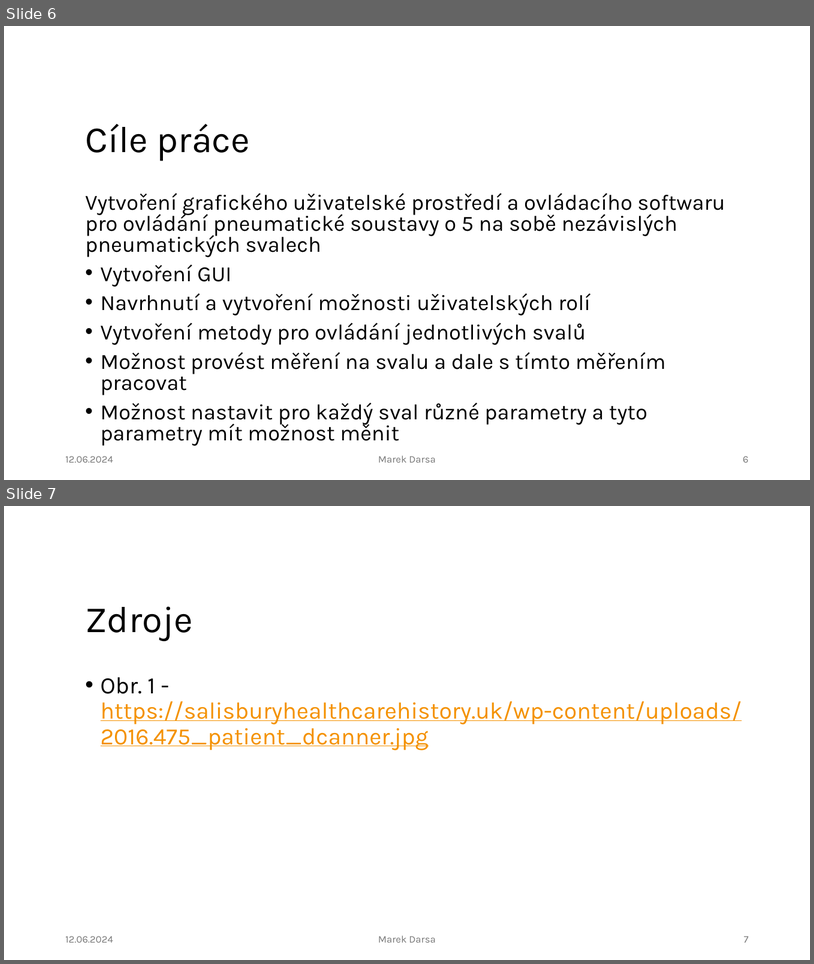
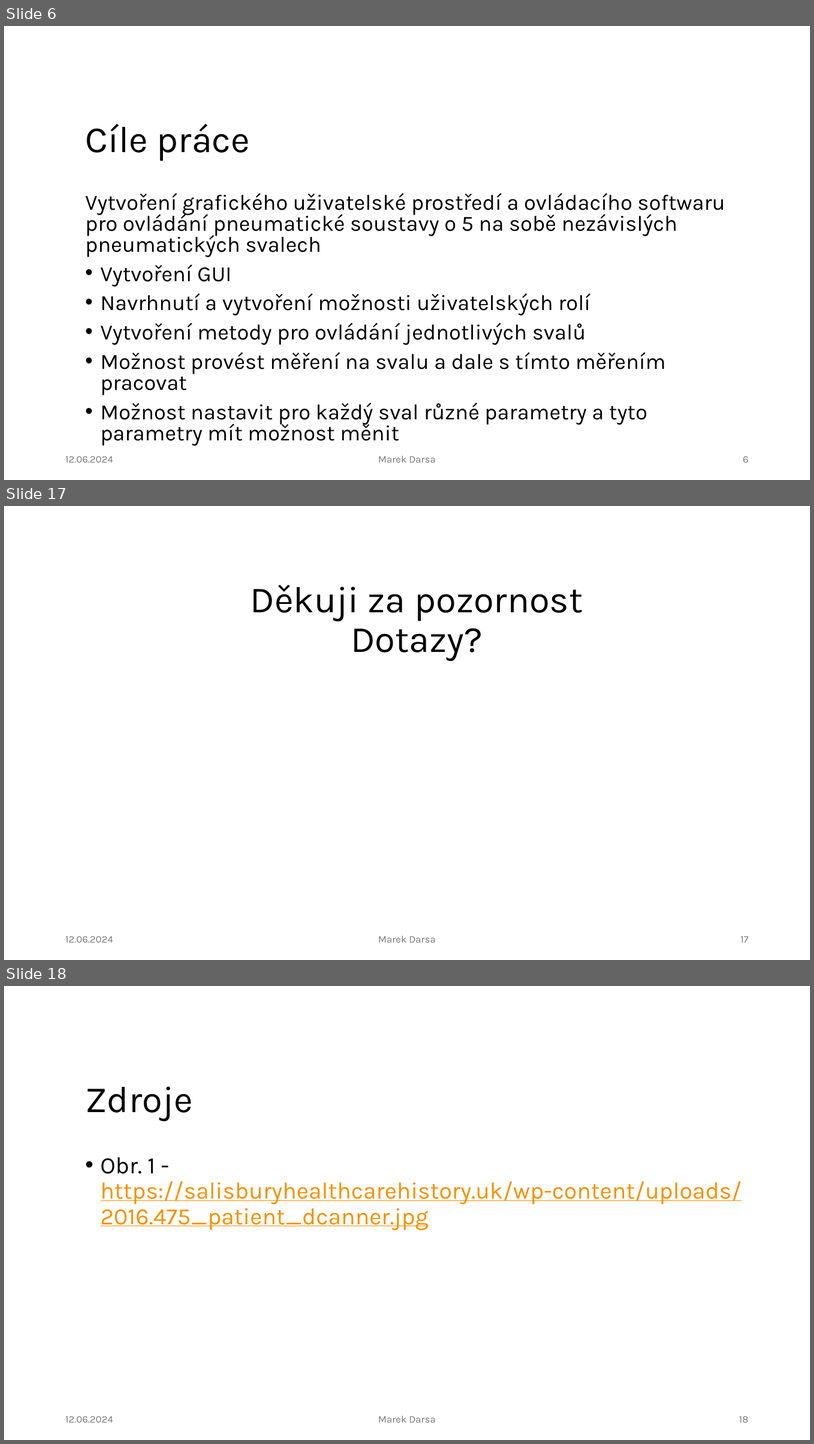
Before and after one commit to IronKnee22/Bakalarka, a slide deck: N_Obhajoba_darsamar.pptx. Shown one above the other, each under a label of ours: slides 6 and 7 before the commit, slides 6, 17 and 18 after it; the slides between them are not shown. The pictures are 814x964 and 814x1444 pixels, drawn with LibreOffice and Linux fonts; fonts in the diff are those of the drawing; background and template pictures are left out. Boxes give left, top, right and bottom in pixels: in the first picture for what was removed or moved away, otherwise in the second. Text is boxed around its words. In the diff, an @@ line names an element or a change of style, - is before the commit and + after.

```diff
--- a/N_Obhajoba_darsamar.pptx
+++ b/N_Obhajoba_darsamar.pptx
@@ slide 17 added at [4, 506, 810, 960], background #FFFFFF @@
@@ title added at [250, 585, 583, 661], 44 pt, text #000000 @@
+Děkuji za pozornost
+Dotazy?
@@ text added at [65, 936, 113, 942], 12 pt, text #797979 @@
+12.06.2024
@@ text added at [378, 935, 435, 942], 12 pt, text #797979 @@
+Marek Darsa
@@ page number added at [741, 936, 749, 942], 12 pt, text #797979 @@
+17
@@ what was slide 7 is now slide 18 @@
@@ page number at [740, 1416, 749, 1422]: text changed @@
-7
+18
```
Also in this commit, not shown: 10 other slides added, 5 other files.
